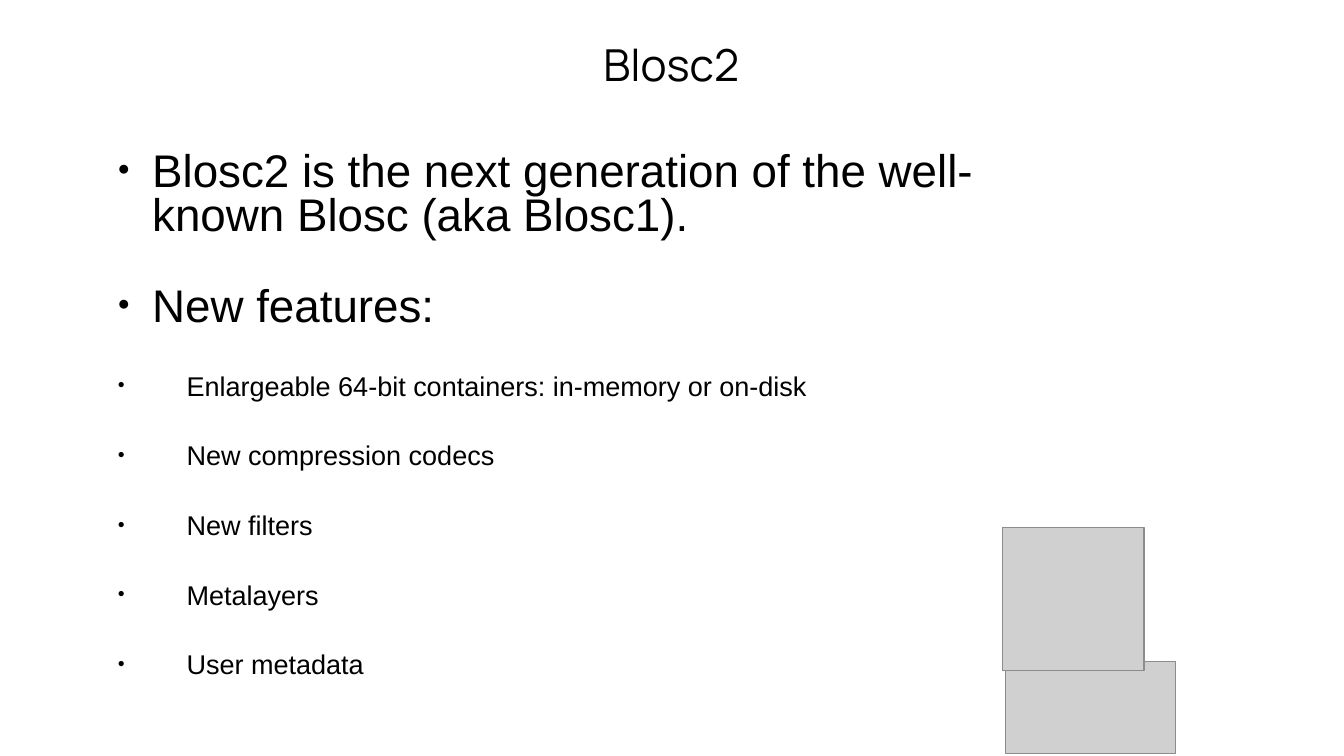
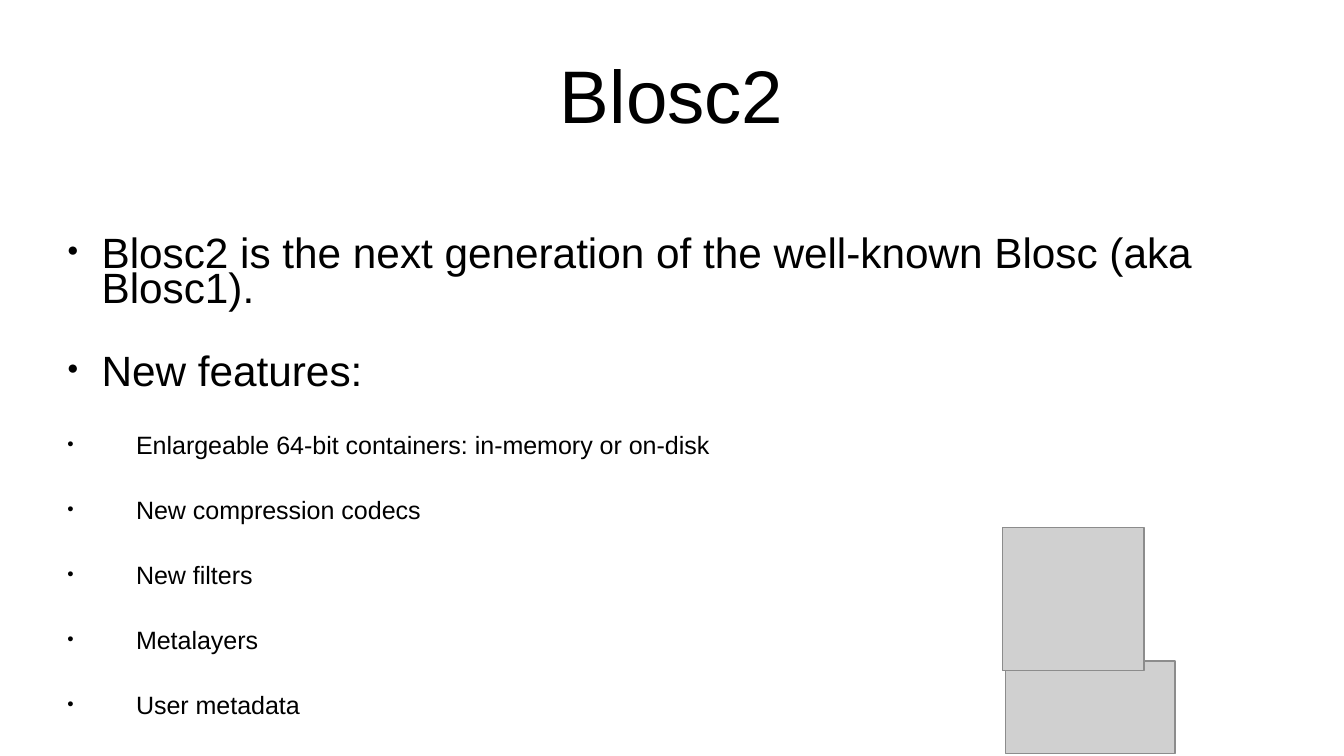
Before and after one commit to inaos/iron-array, a slide deck: slide 6 of decks/pyDataNyc2019.odp. Drawn at 1344x756 pixels with LibreOffice and Linux fonts; fonts in the diff are those of the drawing; grey boxes stand for pictures. Boxes give left, top, right and bottom in pixels: in the first picture for what was removed or moved away, otherwise in the second. Text is boxed around its words. In the diff, an @@ line names an element or a change of style, - is before the commit and + after.

```diff
--- a/decks/pyDataNyc2019.odp
+++ b/decks/pyDataNyc2019.odp
@@ title "Blosc2": place and size @@
-title "Blosc2" at bbox=[603, 48, 739, 82]
+title "Blosc2" at bbox=[560, 69, 783, 124]
@@ title "Blosc2" at bbox=[560, 69, 783, 124]: size 26 to 44 pt, font Manrope to Arial @@
@@ text "Blosc2 is the next generation ...": place and size @@
-text "Blosc2 is the next generation ..." at bbox=[152, 154, 973, 675]
+text "Blosc2 is the next generation ..." at bbox=[102, 237, 1191, 655]
@@ text "Blosc2 is the next generation ..." at bbox=[102, 237, 1191, 655]: size 27 to 25 pt in "Blosc2 is the next generation of the ...", "New features:"; size 16 to 14.8 pt in "Enlargeable 64-bit containers: in-memory or on-disk", "New compression codecs", "New filters", "Metalayers" and 1 more places; line spacing 0.8 to 0.7; line spacing 0.7 to 0.6; vertical alignment middle to top @@
```
Also in this commit, not shown: 20 other slides changed, 1 slide added, 1 slide removed, 1 other file.
